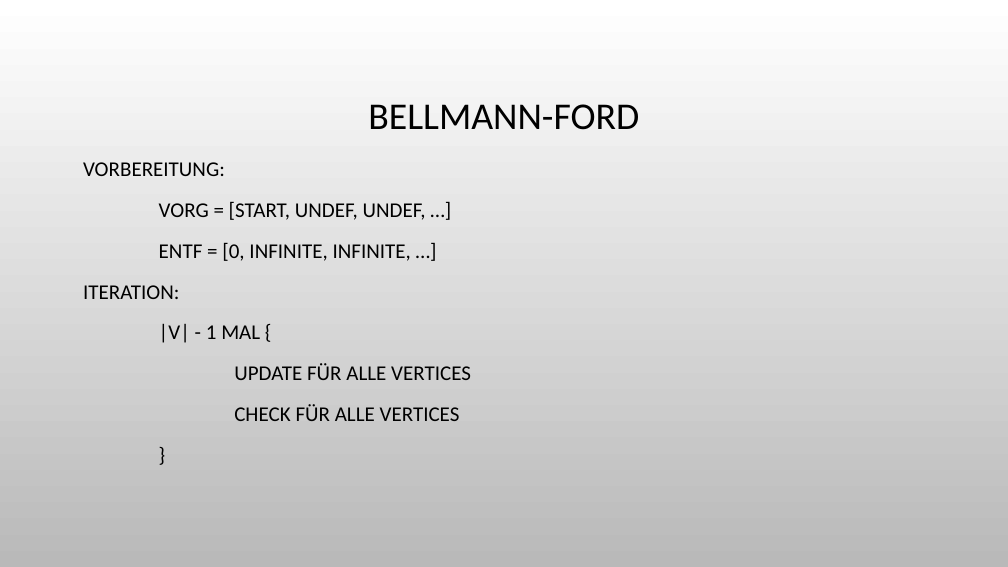
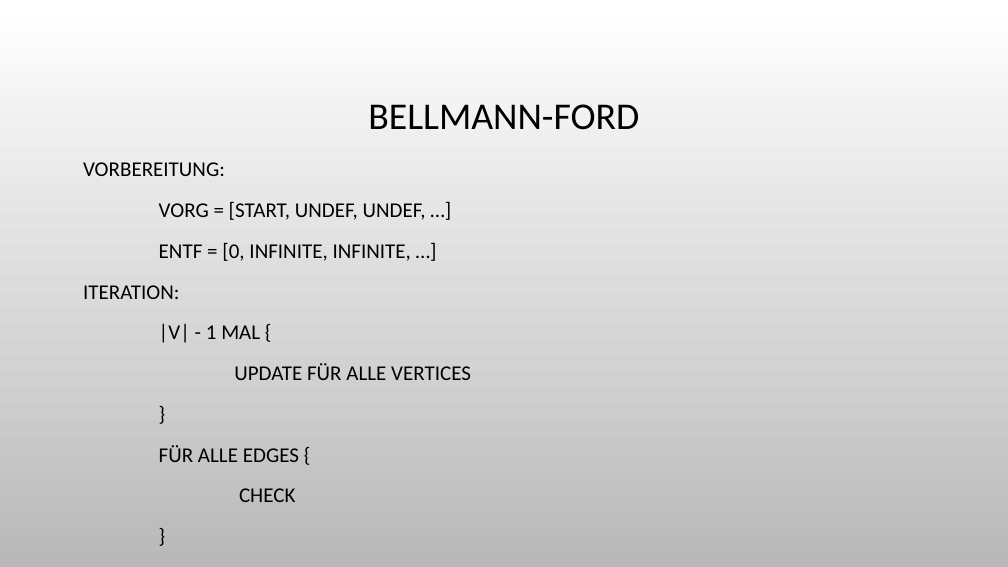
Before and after one commit to Shryne/GKA_Pruefung, a slide deck: slide 5 of GKA Aufgabe 2.pptx. Drawn at 1008x567 pixels with LibreOffice and Linux fonts; fonts in the diff are those of the drawing; background and template pictures are left out. Boxes give left, top, right and bottom in pixels: in the first picture for what was removed or moved away, otherwise in the second. Text is boxed around its words. In the diff, an @@ line names an element or a change of style, - is before the commit and + after.

```diff
--- a/GKA Aufgabe 2.pptx
+++ b/GKA Aufgabe 2.pptx
@@ text at [234,404,460,421]: paragraph removed @@
-CHECK FÜR ALLE VERTICES
@@ text at [159,445,299,502]: paragraphs added @@
+FÜR ALLE EDGES {
+CHECK
+}
```
Also in this commit, not shown: 3 slides added, 1 slide removed, 10 other files.
